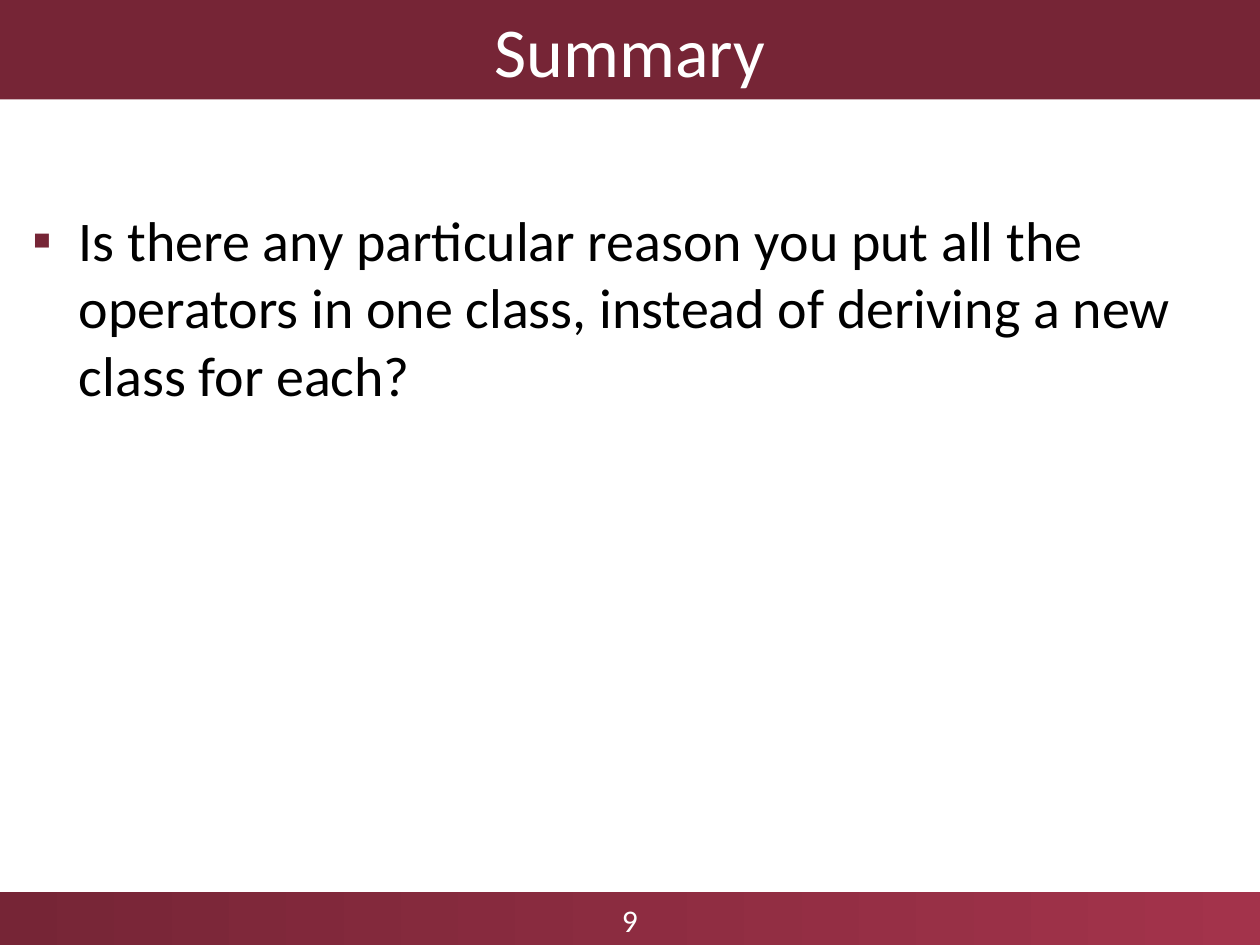
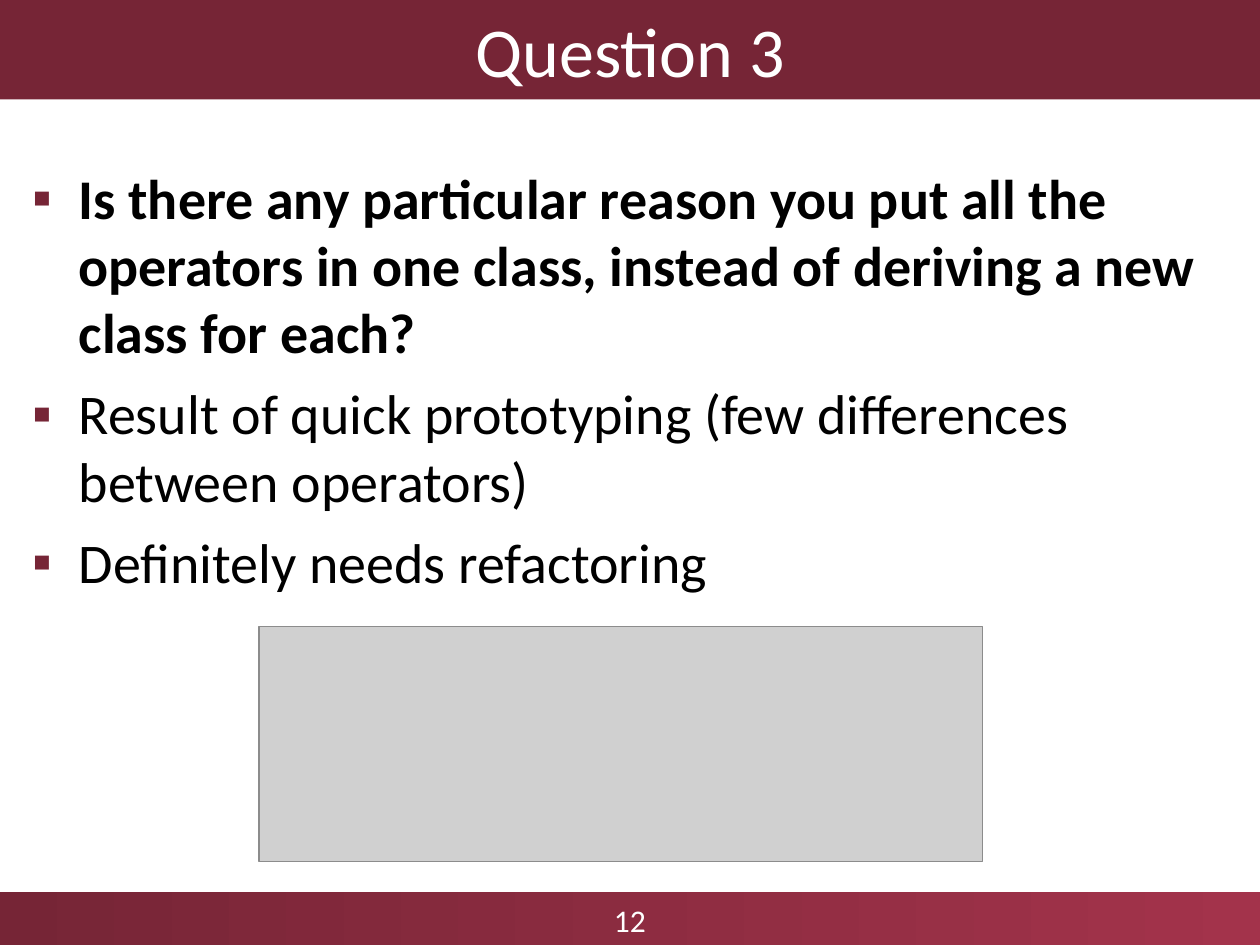
Before and after one commit to aronszabo/thesis-labview-testing, a slide deck: slide 12 of ftsrg-presentation.ppt. Drawn at 1260x945 pixels with LibreOffice and Linux fonts; fonts in the diff are those of the drawing; grey boxes stand for pictures; background and template pictures are left out. Boxes give left, top, right and bottom in pixels: in the first picture for what was removed or moved away, otherwise in the second. Text is boxed around its words. In the diff, an @@ line names an element or a change of style, - is before the commit and + after.

```diff
--- a/ftsrg-presentation.ppt
+++ b/ftsrg-presentation.ppt
@@ title at bbox=[475, 28, 784, 87]: text changed @@
-Summary
+Question 3
@@ text "Is there any particular reason ...": place and size @@
-text "Is there any particular reason ..." at bbox=[79, 222, 1170, 397]
+text "Is there any particular reason ..." at bbox=[79, 179, 1195, 593]
@@ text at bbox=[79, 179, 1195, 354]: bold on in "Is there any particular reason you put ..." @@
@@ text at bbox=[79, 393, 1068, 593]: paragraphs added @@
+▪ Result of quick prototyping (few differences between operators)
+▪ Definitely needs refactoring
@@ picture added at bbox=[260, 626, 983, 861] @@
@@ text at bbox=[614, 911, 646, 932]: text changed @@
-9
+12
```
Also in this commit, not shown: 4 other slides changed, 1 other file.
